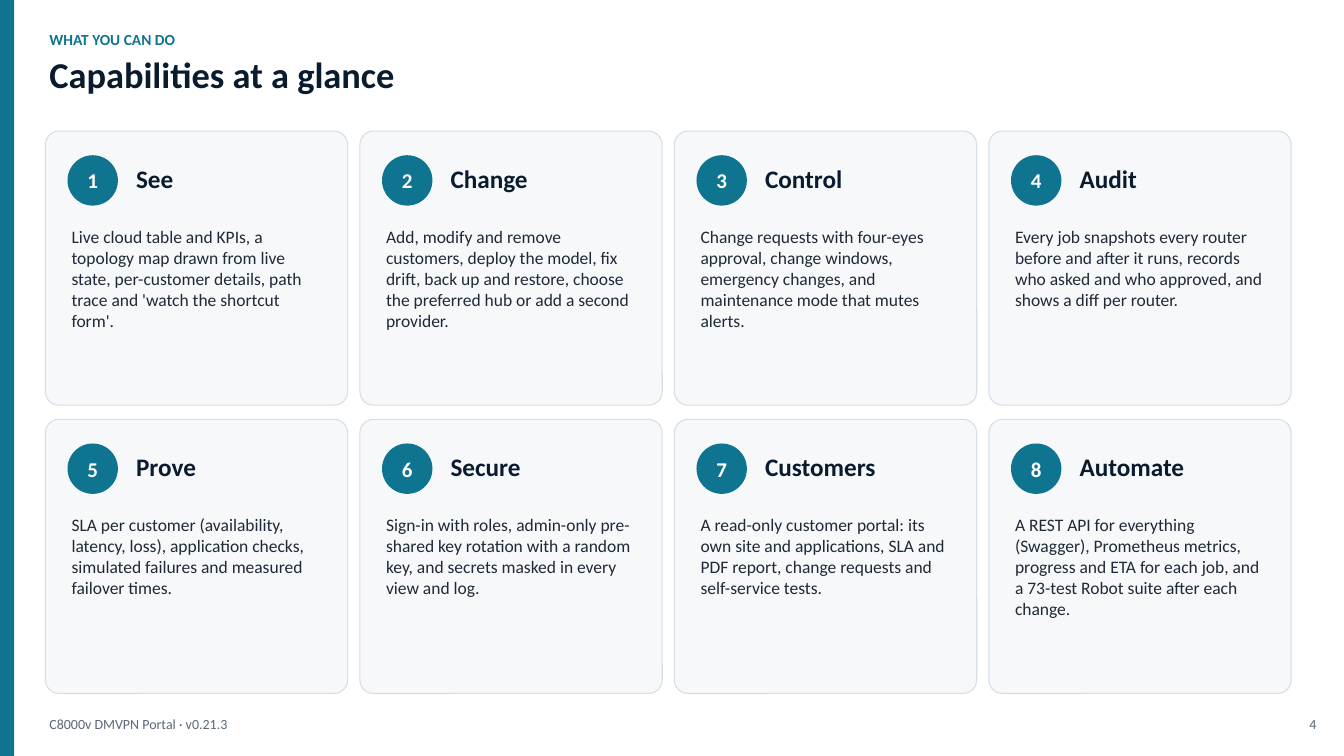
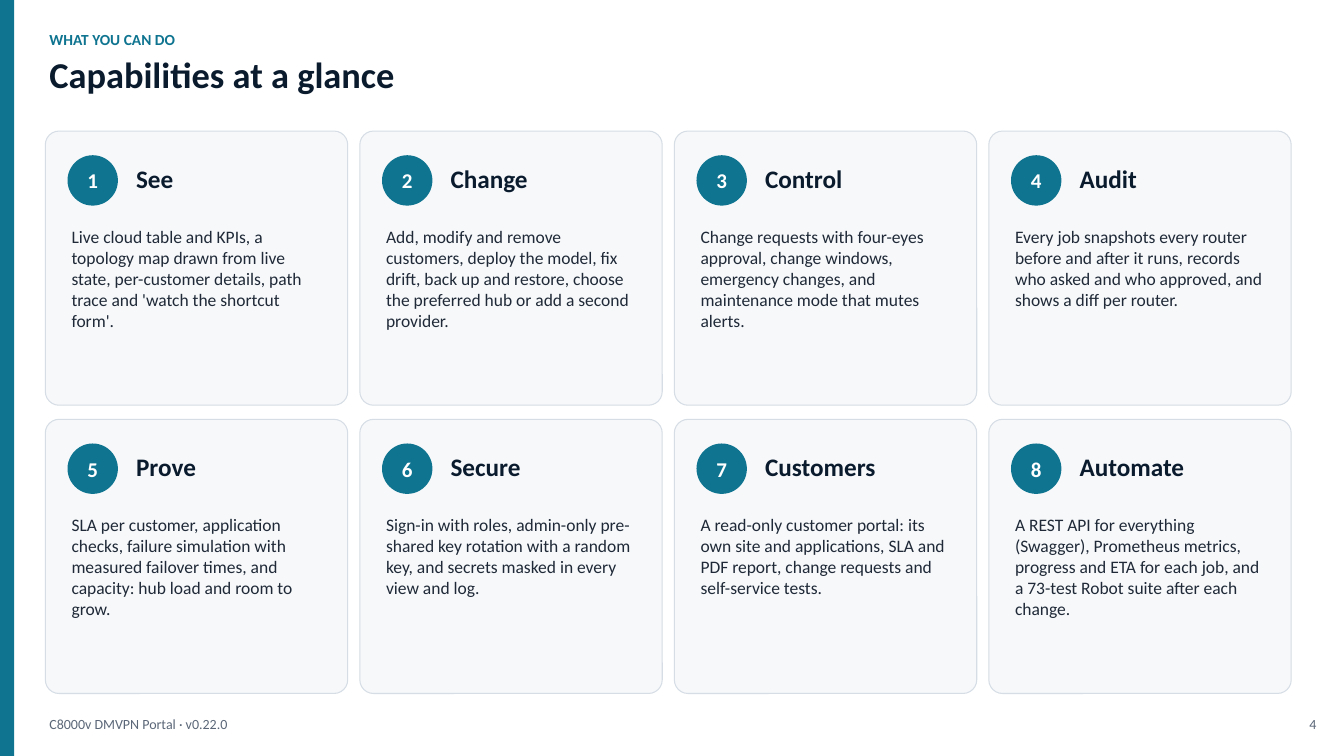
Before and after one commit to dcantor/c8000v-dmvpn-lab, a slide deck: slide 4 of docs/presentation/c8000v-dmvpn-portal.pptx. Drawn at 1344x756 pixels with LibreOffice and Linux fonts; fonts in the diff are those of the drawing. Boxes give left, top, right and bottom in pixels: in the first picture for what was removed or moved away, otherwise in the second. Text is boxed around its words. In the diff, an @@ line names an element or a change of style, - is before the commit and + after.

```diff
--- a/docs/presentation/c8000v-dmvpn-portal.pptx
+++ b/docs/presentation/c8000v-dmvpn-portal.pptx
@@ text at (x1=72, y1=519, x2=292, y2=618): text changed @@
-SLA per customer (availability, latency, loss), application checks, simulated failures and measured failover times.
+SLA per customer, application checks, failure simulation with measured failover times, and capacity: hub load and room to grow.
@@ text at (x1=49, y1=719, x2=228, y2=729): text changed @@
-C8000v DMVPN Portal · v0.21.3
+C8000v DMVPN Portal · v0.22.0
```
Also in this commit, not shown: 59 other slides changed, 1 slide added, 25 other files.
